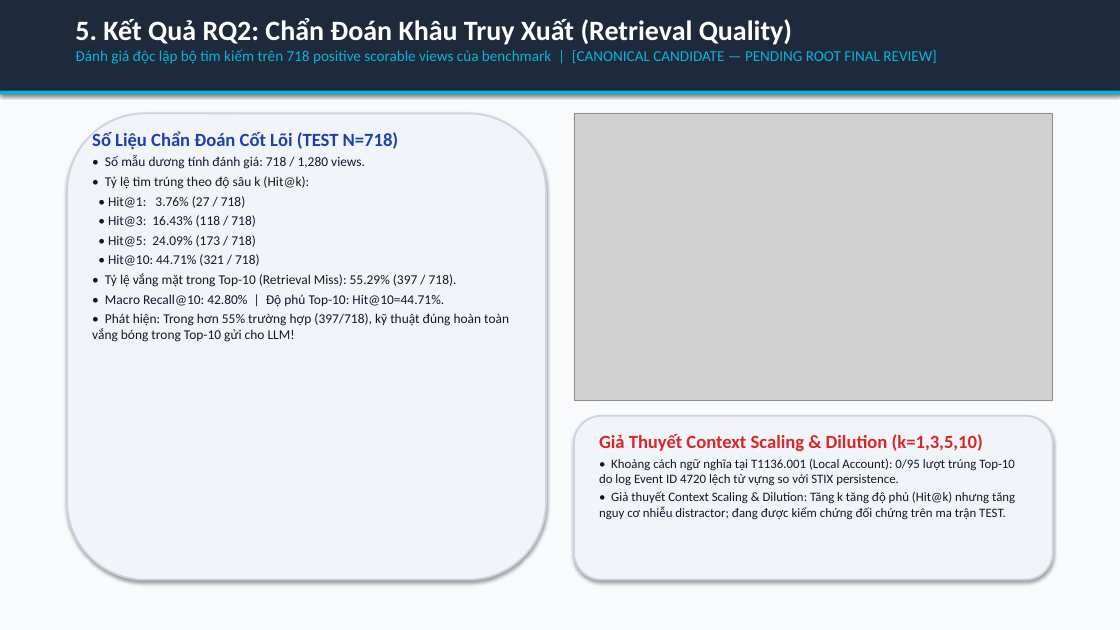
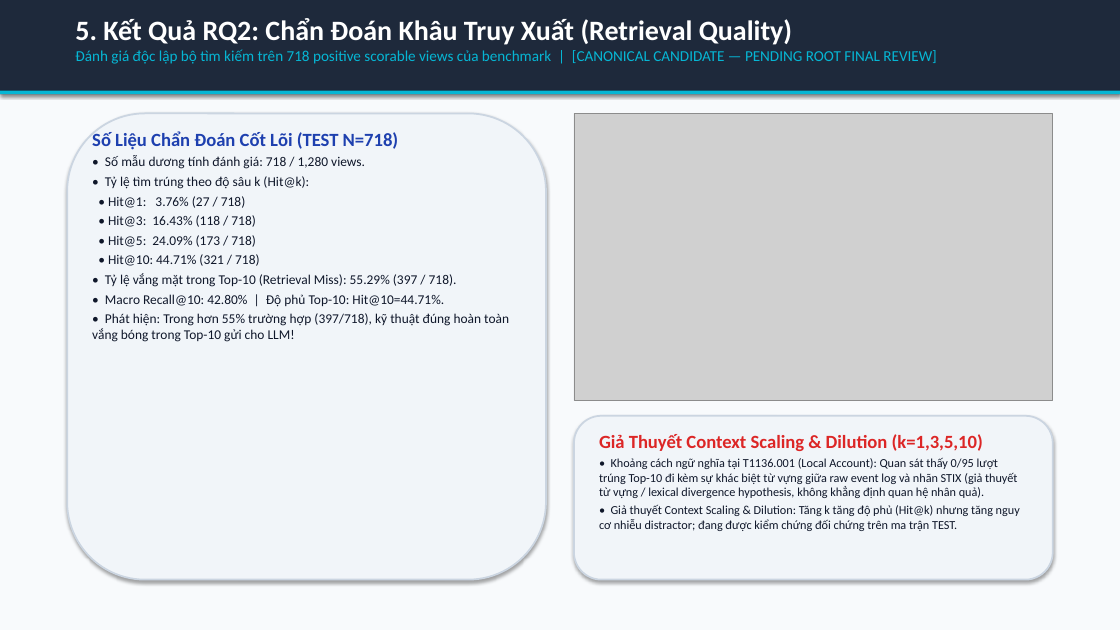
Before and after one commit to habachcp6/RAG2ATTCK, a slide deck: slide 6 of docs/presentation/slides.pptx. Drawn at 1120x630 pixels with LibreOffice and Linux fonts; fonts in the diff are those of the drawing; grey boxes stand for pictures. Boxes give left, top, right and bottom in pixels: in the first picture for what was removed or moved away, otherwise in the second. Text is boxed around its words. In the diff, an @@ line names an element or a change of style, - is before the commit and + after.

```diff
--- a/docs/presentation/slides.pptx
+++ b/docs/presentation/slides.pptx
@@ text at [599, 458, 1017, 498]: text changed; size 11 to 10.5 pt @@
-• Khoảng cách ngữ nghĩa tại T1136.001 (Local Account): 0/95 lượt trúng Top-10 do log Event ID 4720 lệch từ vựng so với STIX persistence.
+• Khoảng cách ngữ nghĩa tại T1136.001 (Local Account): Quan sát thấy 0/95 lượt trúng Top-10 đi kèm sự khác biệt từ vựng giữa raw event log và nhãn STIX (giả thuyết từ vựng / lexical divergence hypothesis, không khẳng định quan hệ nhân quả).
@@ text at [599, 505, 1020, 531]: size 11 to 10.5 pt in "• Giả thuyết Context Scaling & Dilution: ..." @@
```
Also in this commit, not shown: 4 other slides changed, 14 other files.
